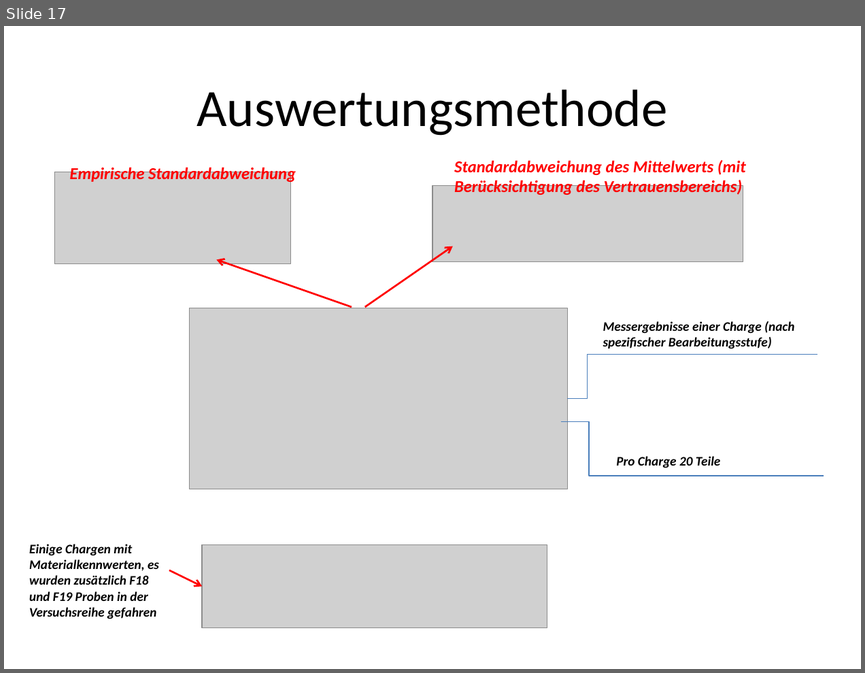
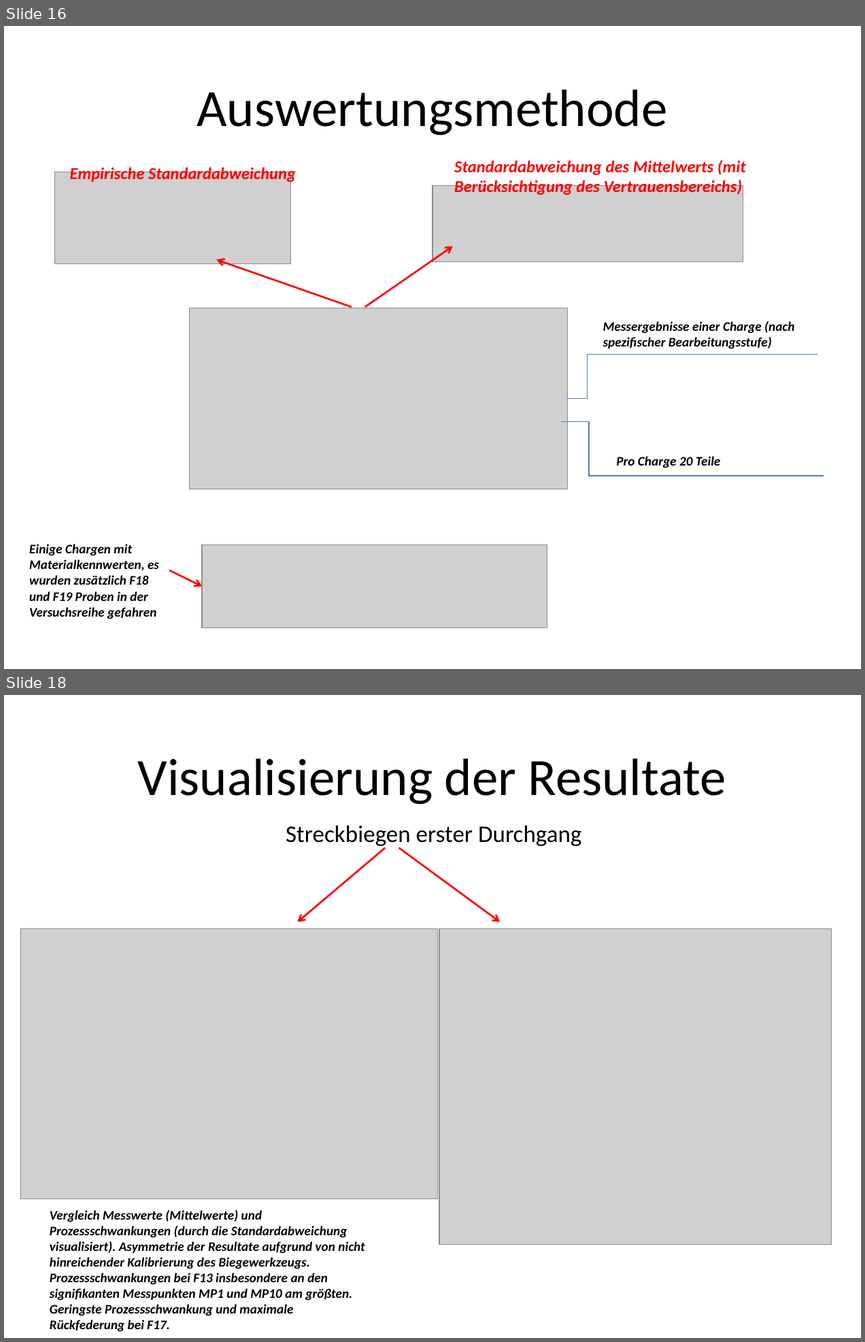
Before and after one commit to Benedikt2013/bacpraesent, a slide deck: PräsentationBachelorarbeitKaffanke.pptx. Shown one above the other, each under a label of ours: slide 17 before the commit, slides 16 and 18 after it; the slides between them are not shown. The pictures are 865x673 and 865x1342 pixels, drawn with LibreOffice and Linux fonts; fonts in the diff are those of the drawing; grey boxes stand for pictures. Boxes give left, top, right and bottom in pixels: in the first picture for what was removed or moved away, otherwise in the second. Text is boxed around its words. In the diff, an @@ line names an element or a change of style, - is before the commit and + after.

```diff
--- a/PräsentationBachelorarbeitKaffanke.pptx
+++ b/PräsentationBachelorarbeitKaffanke.pptx
@@ slide 18 added at bbox=[4, 695, 861, 1338], background #FFFFFF @@
@@ title added at bbox=[138, 758, 726, 804], 44 pt, text #000000 @@
+Visualisierung der Resultate
@@ text added at bbox=[286, 825, 581, 848], 20 pt, text #000000 @@
+Streckbiegen erster Durchgang
@@ arrow added from (385, 847) to (298, 922), #FF0000 1.5 pt @@
@@ arrow added from (399, 847) to (500, 922), #FF0000 1.5 pt @@
@@ picture added at bbox=[21, 929, 438, 1199] @@
@@ picture added at bbox=[439, 929, 831, 1244] @@
@@ text added at bbox=[50, 1210, 364, 1331], 11 pt, text #000000, bold, italic @@
+Vergleich Messwerte (Mittelwerte) und Prozessschwankungen (durch die Standardabweichung visualisiert). Asymmetrie der Resultate aufgrund von nicht hinreichender Kalibrierung des Biegewerkzeugs. Prozessschwankungen bei F13 insbesondere an den signifikanten Messpunkten MP1 und MP10 am größten. Geringste Prozessschwankung und maximale Rückfederung bei F17.
@@ what was slide 17 is now slide 16 @@
```
Also in this commit, not shown: 4 slides changed, 2 other slides added, 1 slide removed, 6 other files.
